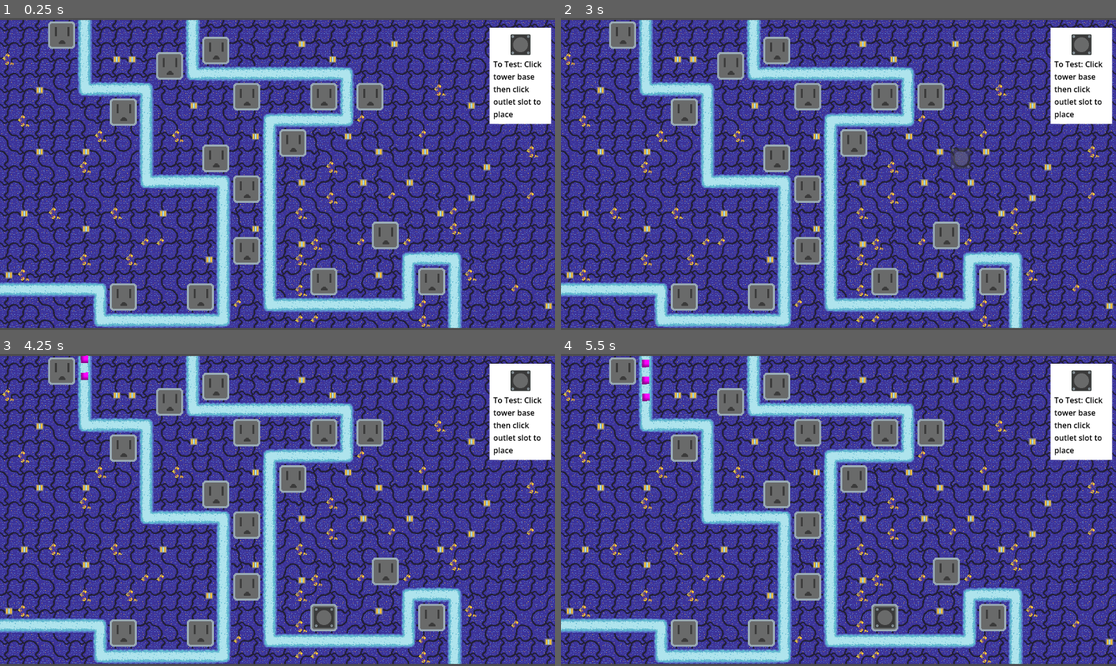
Above: before the commit, frames 1-4 (two rows, left to right).
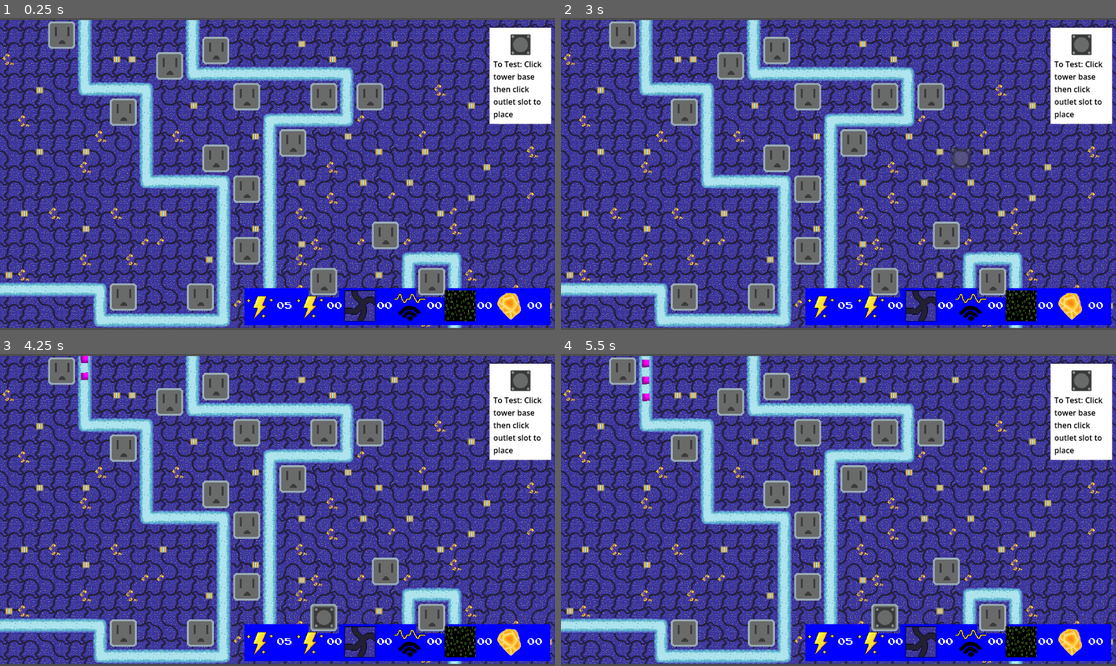
Above: after the commit, the same moments.

Repository: CalebJoines/Computer-Castle
Game: Godot game, scene res://Scenes/game.tscn
Same seed, same stepped clock (60 frames per second), same inputs: the game is played once before the commit and once after it. This scene is started directly instead of the project's main scene.
Inputs (mouse positions are in pixels of both pictures, inside the frame that each line leads up to):
- Up to frame 1 (0.25 s): no input
- Up to frame 2 (3 s): click (1082, 46) at 0.5 s; click (1082, 46) at 1.25 s; click (1082, 46) at 2 s; tap Enter at 2.75 s; move the mouse to (960, 158) at 2.77 s; click (960, 158) at 2.92 s
- Up to frame 3 (4.25 s): tap Space at 3.5 s; drag from (166, 525) to (321, 619) at 3.52 s
- Up to frame 4 (5.5 s): click (882, 619) at 4.42 s; drag from (810, 572) to (882, 619) at 5.02 s

The runs differ from the first frame. In frame 1, 6.1% of the frame differs, in the area x 43-100%, y 86-99%; in frame 2, 6.1%; in frame 3, 6.1%; in frame 4, 6.1%.

Commit message:
Added Resource Counters and HUD

Diff:
--- /dev/null
+++ b/computer-castle-/Scenes/Resource_Counters.tscn
@@ -0,0 +1,112 @@
+[gd_scene format=3 uid="uid://cw0ib1cqjj7p"]
+
+[ext_resource type="Script" uid="uid://bv44snd02hlm0" path="res://Scripts/ResourceHUD.gd" id="1_0ru6n"]
+[ext_resource type="Texture2D" uid="uid://b23cno7sihbm1" path="res://Sprites/ResourceSprites/Energy.png" id="2_65vgh"]
+[ext_resource type="FontFile" uid="uid://b888lr52k04li" path="res://Fonts/PressStart2P-Regular.ttf" id="3_65vgh"]
+[ext_resource type="Texture2D" uid="uid://okhm37mfcopt" path="res://Sprites/ResourceSprites/circuits.png" id="3_hgfry"]
+[ext_resource type="Texture2D" uid="uid://b78lay1d02mx5" path="res://Sprites/ResourceSprites/Bandwidth.png" id="4_8ggkb"]
+[ext_resource type="Texture2D" uid="uid://c5tbksqfq33g4" path="res://Sprites/ResourceSprites/Data.png" id="5_fsk48"]
+[ext_resource type="Texture2D" uid="uid://bekw3fgtjbpjh" path="res://Sprites/ResourceSprites/ai_cores.png" id="6_n0kt2"]
+
+[node name="Resource_Counters" type="Control" unique_id=654333457]
+layout_mode = 3
+anchors_preset = 3
+anchor_left = 1.0
+anchor_top = 1.0
+anchor_right = 1.0
+anchor_bottom = 1.0
+grow_horizontal = 0
+grow_vertical = 0
+script = ExtResource("1_0ru6n")
+
+[node name="Panel" type="Panel" parent="." unique_id=881139396]
+layout_mode = 1
+anchors_preset = 10
+anchor_right = 1.0
+grow_horizontal = 2
+
+[node name="HBoxContainer" type="HBoxContainer" parent="Panel" unique_id=191368148]
+layout_mode = 0
+offset_right = 40.0
+offset_bottom = 40.0
+
+[node name="energy" type="HBoxContainer" parent="Panel/HBoxContainer" unique_id=2135780938]
+layout_mode = 2
+
+[node name="TextureRect" type="TextureRect" parent="Panel/HBoxContainer/energy" unique_id=652069780]
+z_index = 1
+layout_mode = 2
+texture = ExtResource("2_65vgh")
+
+[node name="EnergyValue" type="Label" parent="Panel/HBoxContainer/energy" unique_id=864654192]
+z_index = 1
+layout_mode = 2
+theme_override_fonts/font = ExtResource("3_65vgh")
+
+[node name="Volts" type="HBoxContainer" parent="Panel/HBoxContainer" unique_id=1544147311]
+z_index = 1
+layout_mode = 2
+
+[node name="TextureRect" type="TextureRect" parent="Panel/HBoxContainer/Volts" unique_id=664346160]
+layout_mode = 2
+texture = ExtResource("2_65vgh")
+
+[node name="VoltsValue" type="Label" parent="Panel/HBoxContainer/Volts" unique_id=1119038672]
+layout_mode = 2
+theme_override_fonts/font = ExtResource("3_65vgh")
+
+[node name="Circuits" type="HBoxContainer" parent="Panel/HBoxContainer" unique_id=1574740888]
+z_index = 1
+layout_mode = 2
+
+[node name="TextureRect" type="TextureRect" parent="Panel/HBoxContainer/Circuits" unique_id=578341048]
+layout_mode = 2
+texture = ExtResource("3_hgfry")
+
+[node name="CircuitsValue" type="Label" parent="Panel/HBoxContainer/Circuits" unique_id=347474475]
+layout_mode = 2
+theme_override_fonts/font = ExtResource("3_65vgh")
+
+[node name="Bandwidth" type="HBoxContainer" parent="Panel/HBoxContainer" unique_id=278599372]
+z_index = 1
+layout_mode = 2
+
+[node name="TextureRect" type="TextureRect" parent="Panel/HBoxContainer/Bandwidth" unique_id=1066061864]
+layout_mode = 2
+texture = ExtResource("4_8ggkb")
+
+[node name="BandwidthValue" type="Label" parent="Panel/HBoxContainer/Bandwidth" unique_id=1656132135]
+layout_mode = 2
+theme_override_fonts/font = ExtResource("3_65vgh")
+
+[node name="Data" type="HBoxContainer" parent="Panel/HBoxContainer" unique_id=1723891751]
+z_index = 1
+layout_mode = 2
+
+[node name="TextureRect" type="TextureRect" parent="Panel/HBoxContainer/Data" unique_id=818923947]
+layout_mode = 2
+texture = ExtResource("5_fsk48")
+
+[node name="DataValue" type="Label" parent="Panel/HBoxContainer/Data" unique_id=1628025359]
+layout_mode = 2
+theme_override_fonts/font = ExtResource("3_65vgh")
+
+[node name="Cores" type="HBoxContainer" parent="Panel/HBoxContainer" unique_id=1643963614]
+z_index = 1
+layout_mode = 2
+
+[node name="TextureRect" type="TextureRect" parent="Panel/HBoxContainer/Cores" unique_id=1853809822]
+layout_mode = 2
+texture = ExtResource("6_n0kt2")
+
+[node name="AICoresValue" type="Label" parent="Panel/HBoxContainer/Cores" unique_id=1087754872]
+z_index = 1
+layout_mode = 2
+theme_override_fonts/font = ExtResource("3_65vgh")
+
+[node name="ColorRect" type="ColorRect" parent="." unique_id=590253560]
+layout_mode = 0
+offset_top = -5.0
+offset_right = 635.0
+offset_bottom = 72.0
+color = Color(0, 0, 1, 1)
--- a/computer-castle-/Scenes/game.tscn
+++ b/computer-castle-/Scenes/game.tscn
@@ -6,6 +6,7 @@
 [ext_resource type="PackedScene" uid="uid://27okq7sh52dx" path="res://Scenes/tower_menu.tscn" id="5_i6g32"]
 [ext_resource type="PackedScene" uid="uid://1wmo8smiwhii" path="res://Scenes/tower_slot_area.tscn" id="6_1l0tm"]
 [ext_resource type="Resource" uid="uid://1exdepnf04vf" path="res://Resources/Level1.tres" id="6_v158k"]
+[ext_resource type="PackedScene" uid="uid://cw0ib1cqjj7p" path="res://Scenes/Resource_Counters.tscn" id="7_1l0tm"]
 
 [sub_resource type="TileSetAtlasSource" id="TileSetAtlasSource_3dryh"]
 texture = ExtResource("1_qxrlw")
@@ -141,3 +142,9 @@
 [node name="Spawner" parent="." unique_id=924887762 node_paths=PackedStringArray("path") instance=ExtResource("5_1l0tm")]
 level_data = ExtResource("6_v158k")
 path = NodePath("../Path2D")
+
+[node name="Resource_Counters" parent="." unique_id=654333457 instance=ExtResource("7_1l0tm")]
+offset_left = 507.0
+offset_top = 570.0
+offset_right = 507.0
+offset_bottom = 570.0
--- /dev/null
+++ b/computer-castle-/Scripts/ResourceHUD.gd
@@ -0,0 +1,21 @@
+extends Control
+
+@onready var energy_label = $Panel/HBoxContainer/energy/EnergyValue
+@onready var volts_label = $Panel/HBoxContainer/Volts/VoltsValue
+@onready var circuits_label = $Panel/HBoxContainer/Circuits/CircuitsValue
+@onready var bandwidth_label = $Panel/HBoxContainer/Bandwidth/BandwidthValue
+@onready var data_label = $Panel/HBoxContainer/Data/DataValue
+@onready var ai_label = $Panel/HBoxContainer/Cores/AICoresValue
+
+
+func _process(_delta):
+	update_resource_display()
+
+
+func update_resource_display():
+	energy_label.text = "%02d" % ResourceManager.get_energy()
+	volts_label.text = "%02d" % ResourceManager.get_volts()
+	data_label.text = "%02d" % ResourceManager.get_data()
+	circuits_label.text = "%02d" % ResourceManager.get_circuits()
+	bandwidth_label.text = "%02d" % ResourceManager.get_bandwidth()
+	ai_label.text = "%02d" % ResourceManager.get_ai_cores()
Not shown, added: computer-castle-/Fonts/OFL.txt
Binary file added: computer-castle-/Fonts/PressStart2P-Regular.ttf
Not shown, added: computer-castle-/Fonts/PressStart2P-Regular.ttf.import
Not shown, added: computer-castle-/Scripts/ResourceHUD.gd.uid
